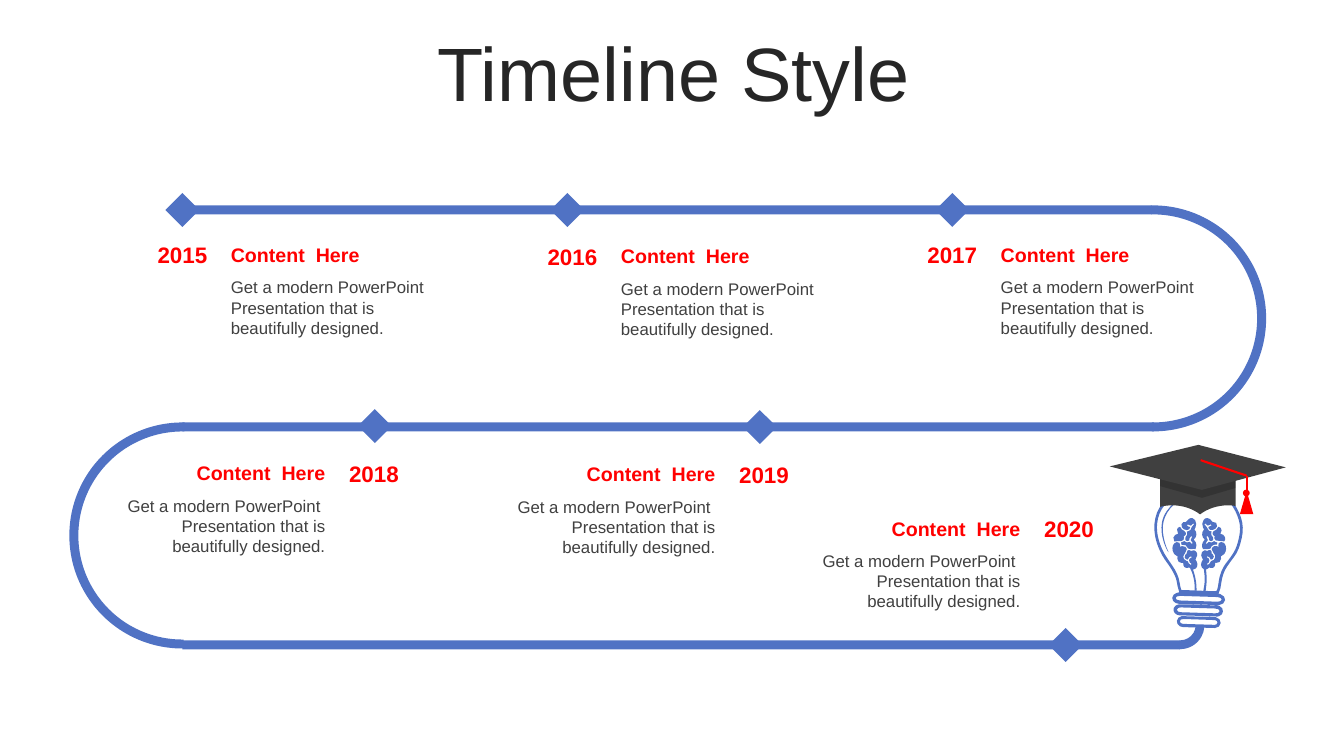
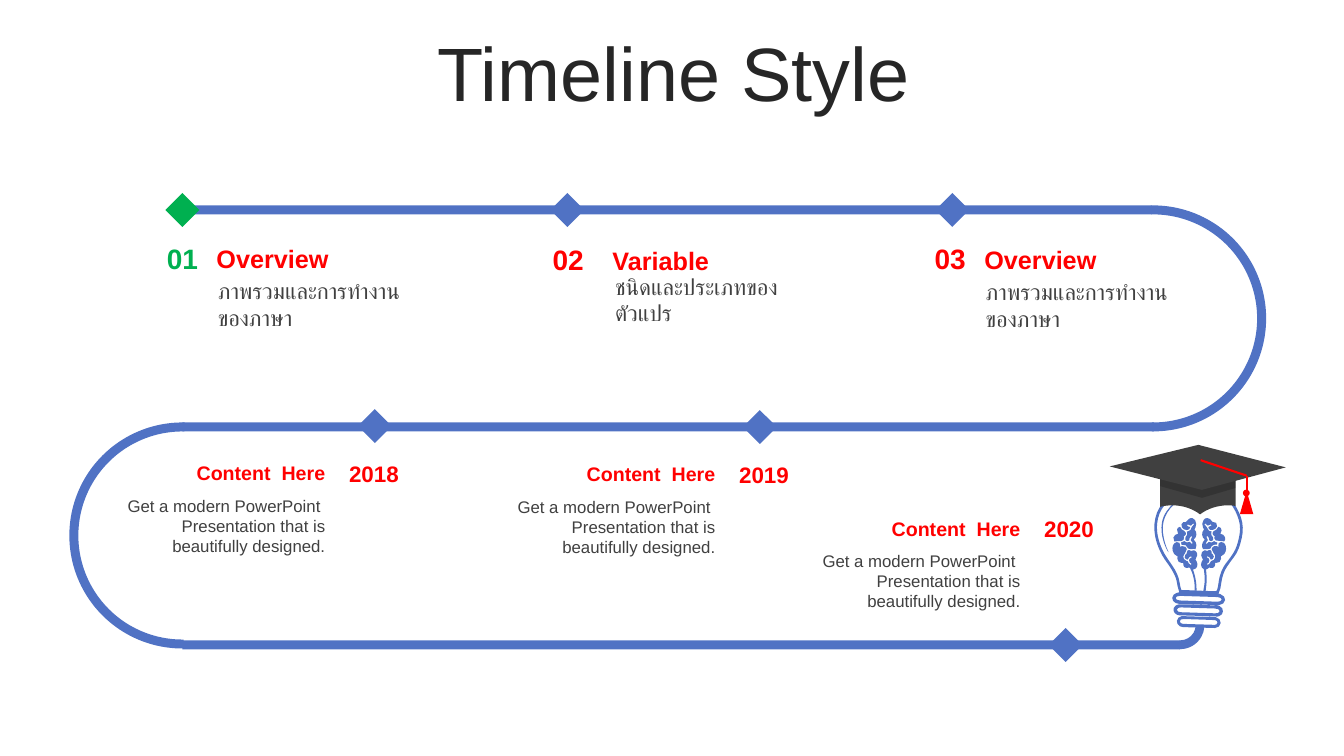
Before and after one commit to WatcharapolxFa/SolveProblemsIn-C-Language, a slide deck: slide 2 of LearnC/C.pptx. Drawn at 1344x756 pixels with LibreOffice and Linux fonts; fonts in the diff are those of the drawing. Boxes give left, top, right and bottom in pixels: in the first picture for what was removed or moved away, otherwise in the second. Text is boxed around its words. In the diff, an @@ line names an element or a change of style, - is before the commit and + after.

```diff
--- a/LearnC/C.pptx
+++ b/LearnC/C.pptx
@@ diamond at bbox=[165, 193, 200, 227]: fill #5072C4 to #00B050 @@
@@ text at bbox=[167, 249, 198, 270]: text changed; size 16 to 20 pt; text colour #FF0000 to #00B050 @@
-2015
+01
@@ text at bbox=[216, 249, 328, 269]: text changed; size 14 to 18 pt @@
-Content Here
+Overview
@@ text at bbox=[553, 250, 584, 271]: text changed; size 16 to 20 pt @@
-2016
+02
@@ text at bbox=[612, 251, 709, 271]: text changed; size 14 to 18 pt @@
-Content Here
+Variable
@@ text removed at bbox=[927, 247, 977, 264] @@
-2017
@@ text added at bbox=[935, 249, 966, 270], 20 pt, text #FF0000, bold @@
+03
@@ text added at bbox=[984, 250, 1096, 270], 18 pt, text #FF0000, bold @@
+Overview
@@ text removed at bbox=[1001, 248, 1130, 263] @@
-Content Here
@@ text at bbox=[218, 284, 400, 299]: text changed; size 12 to 16 pt @@
-Get a modern PowerPoint Presentation that is beautifully designed.
+ภาพรวมและการทำงานของภาษา
@@ text at bbox=[615, 278, 777, 321]: text changed; size 12 to 16 pt @@
-Get a modern PowerPoint Presentation that is beautifully designed.
+ชนิดและประเภทของตัวแปร
@@ text added at bbox=[986, 284, 1168, 300], 16 pt, text #404040 @@
+ภาพรวมและการทำงานของภาษา
@@ text removed at bbox=[1001, 281, 1194, 338] @@
-Get a modern PowerPoint Presentation that is beautifully designed.
```
Also in this commit, not shown: 2 other slides changed, 4 slides added, 1 slide removed, 4 other files.
